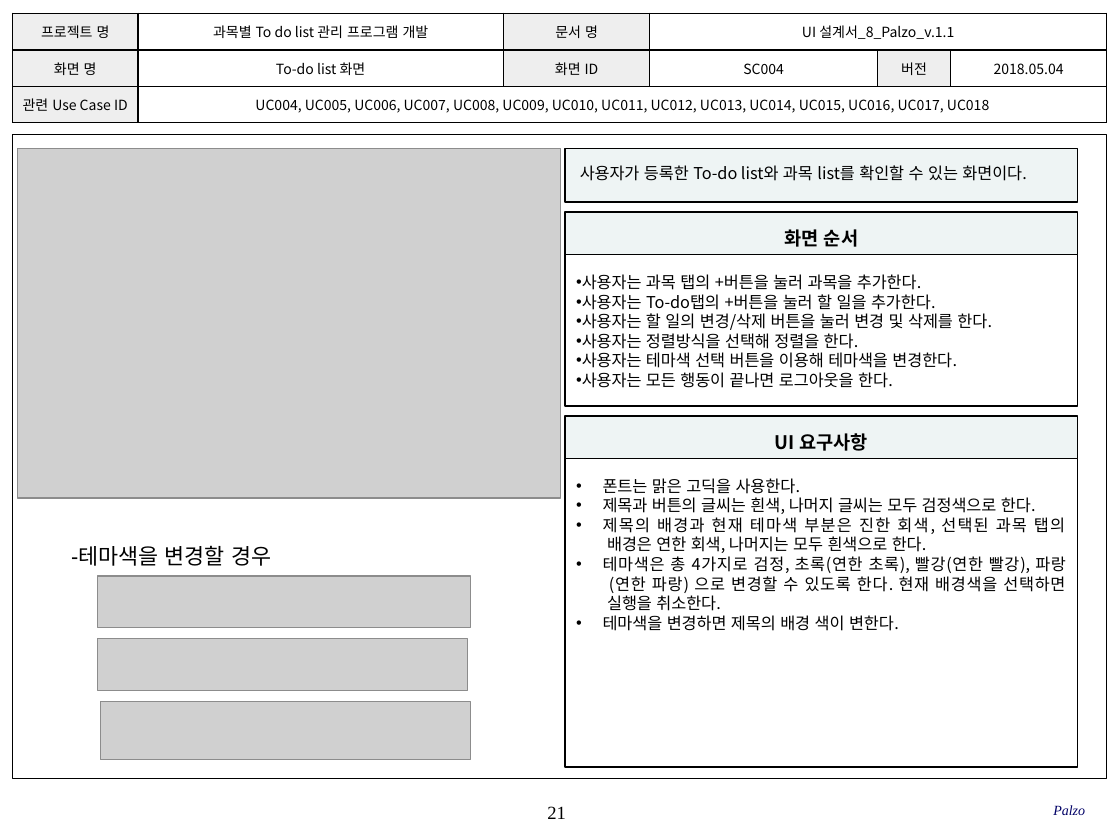
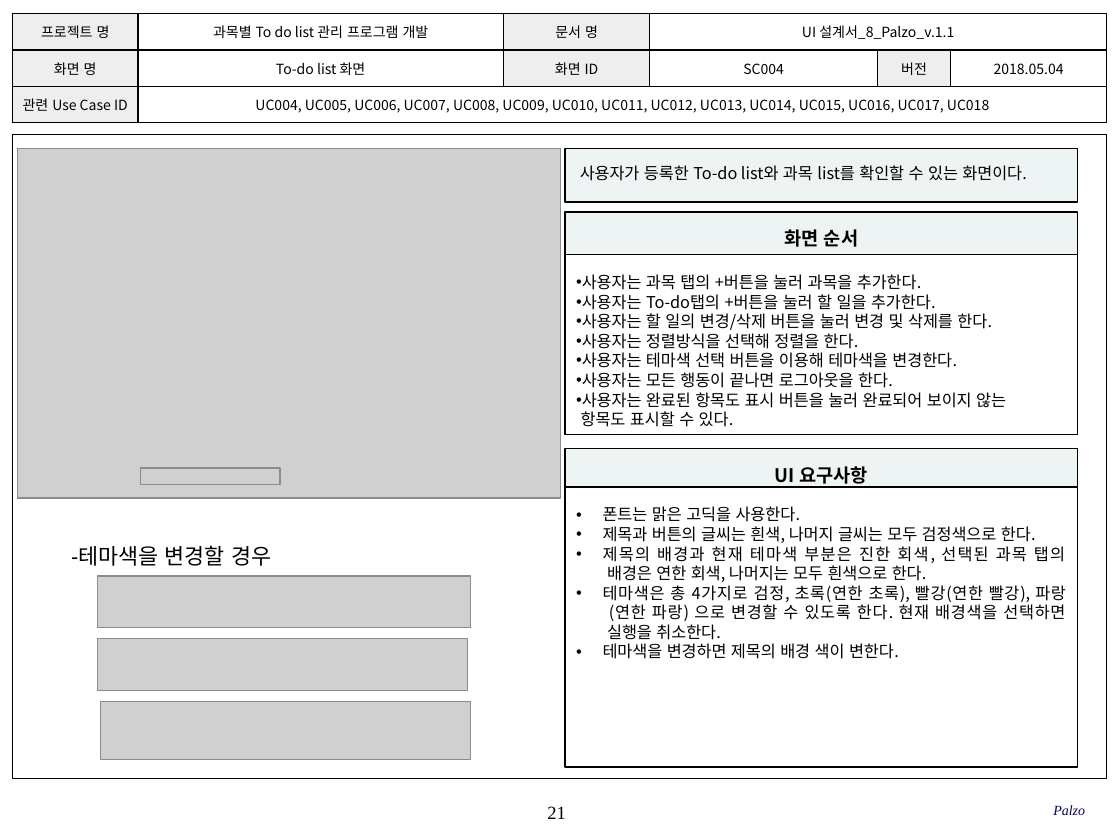
Before and after one commit to SMU-SE-Admin/18-1_8_PALZO_Doc, a slide deck: slide 21 of 03 설계/UI 설계서_8_Palzo.pptx. Drawn at 1120x840 pixels with LibreOffice and Linux fonts; fonts in the diff are those of the drawing; grey boxes stand for pictures; background and template pictures are left out. Boxes give left, top, right and bottom in pixels: in the first picture for what was removed or moved away, otherwise in the second. Text is boxed around its words. In the diff, an @@ line names an element or a change of style, - is before the commit and + after.

```diff
--- a/03 설계/UI 설계서_8_Palzo.pptx
+++ b/03 설계/UI 설계서_8_Palzo.pptx
@@ rectangle "사용자는 과목 탭의 +버튼을 눌러 ...": place and size @@
-rectangle "사용자는 과목 탭의 +버튼을 눌러 ..." at bbox=[566, 254, 1079, 405]
+rectangle "사용자는 과목 탭의 +버튼을 눌러 ..." at bbox=[566, 254, 1079, 435]
@@ text in rectangle at bbox=[581, 392, 1006, 427]: paragraphs added @@
+• 사용자는 완료된 항목도 표시 버튼을 눌러 완료되어 보이지 않는
+항목도 표시할 수 있다.
@@ rectangle "UI 요구사항": place and size @@
-rectangle "UI 요구사항" at bbox=[566, 416, 1079, 458]
+rectangle "UI 요구사항" at bbox=[566, 448, 1079, 486]
@@ picture added at bbox=[141, 468, 280, 485] @@
@@ rectangle "폰트는 맑은 고딕을 사용한다.": place and size @@
-rectangle "폰트는 맑은 고딕을 사용한다." at bbox=[566, 458, 1079, 767]
+rectangle "폰트는 맑은 고딕을 사용한다." at bbox=[566, 487, 1079, 767]
```
Also in this commit, not shown: 4 other slides changed.
